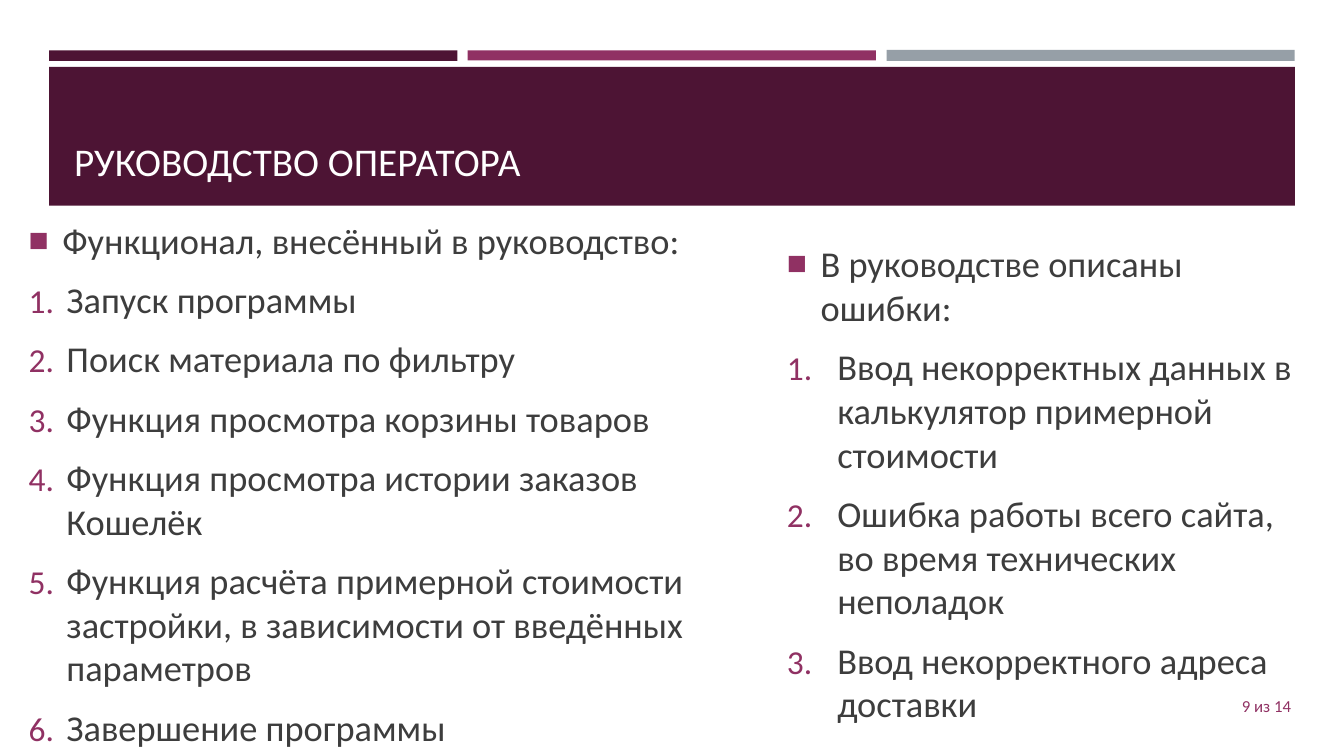
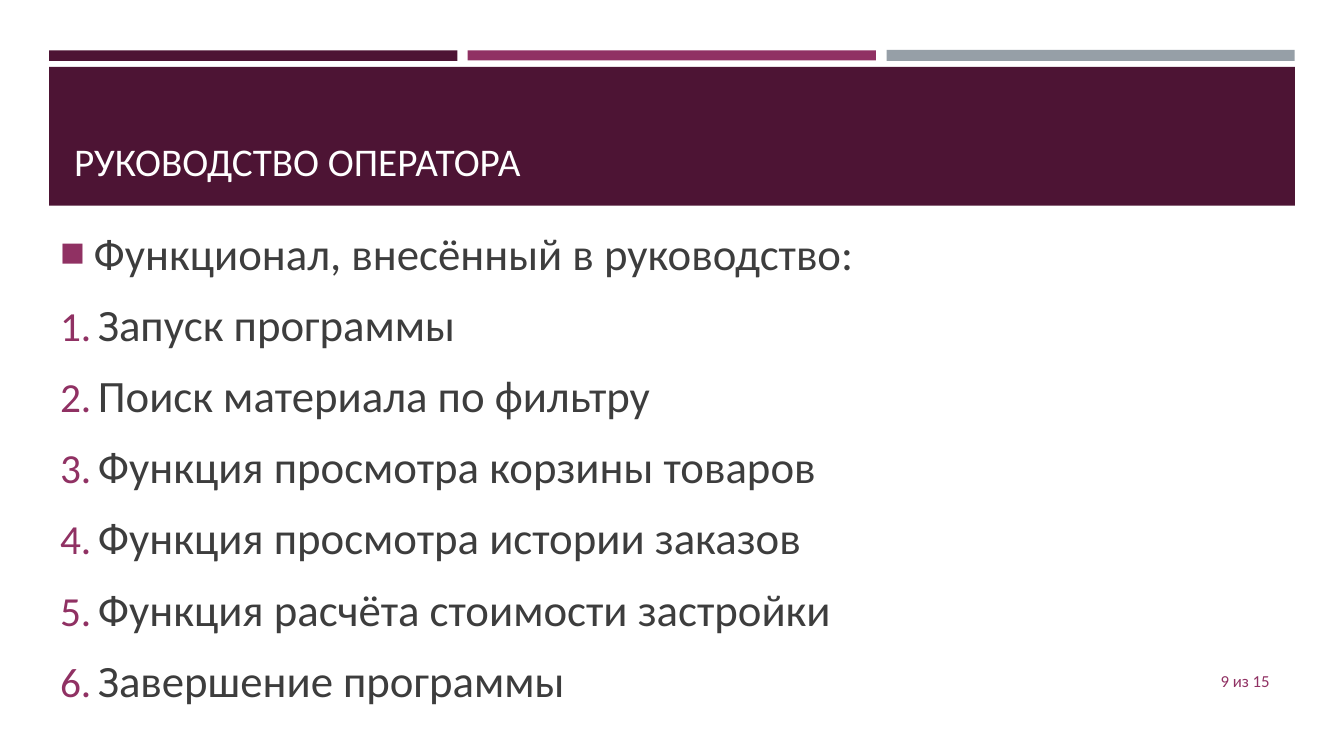
Before and after one commit to jecsonM/MDKmyWORKasAstudent, a slide deck: slide 9 of Сайт для компании «Кисловодск-строй».pptx. Drawn at 1344x756 pixels with LibreOffice and Linux fonts; fonts in the diff are those of the drawing. Boxes give left, top, right and bottom in pixels: in the first picture for what was removed or moved away, otherwise in the second. Text is boxed around its words. In the diff, an @@ line names an element or a change of style, - is before the commit and + after.

```diff
--- a/Сайт для компании «Кисловодск-строй».pptx
+++ b/Сайт для компании «Кисловодск-строй».pptx
@@ text "Функционал, внесённый в руководство:": place and size @@
-text "Функционал, внесённый в руководство:" at box(62, 229, 683, 747)
+text "Функционал, внесённый в руководство:" at box(94, 239, 853, 705)
@@ text at box(94, 239, 853, 705): size 26 to 32 pt in "Функционал, внесённый в руководство:", "Запуск программы", "Поиск материала по фильтру", "Функция просмотра корзины товаров" and 1 more places; more space between paragraphs @@
@@ text removed at box(821, 253, 1291, 723) @@
-■ В руководстве описаны ошибки:
-1. Ввод некорректных данных в калькулятор примерной стоимости
-2. Ошибка работы всего сайта, во время технических неполадок
-3. Ввод некорректного адреса доставки
@@ text at box(98, 524, 831, 634): text changed; size 26 to 32 pt @@
-4. Функция просмотра истории заказов Кошелёк
-5. Функция расчёта примерной стоимости застройки, в зависимости от введённых параметров
+4. Функция просмотра истории заказов
+5. Функция расчёта стоимости застройки
@@ page number at box(1221, 676, 1270, 687): text changed @@
-9 из 14
+9 из 15
```
Also in this commit, not shown: 4 other slides changed, 2 slides added, 1 slide removed, 4 other files.
